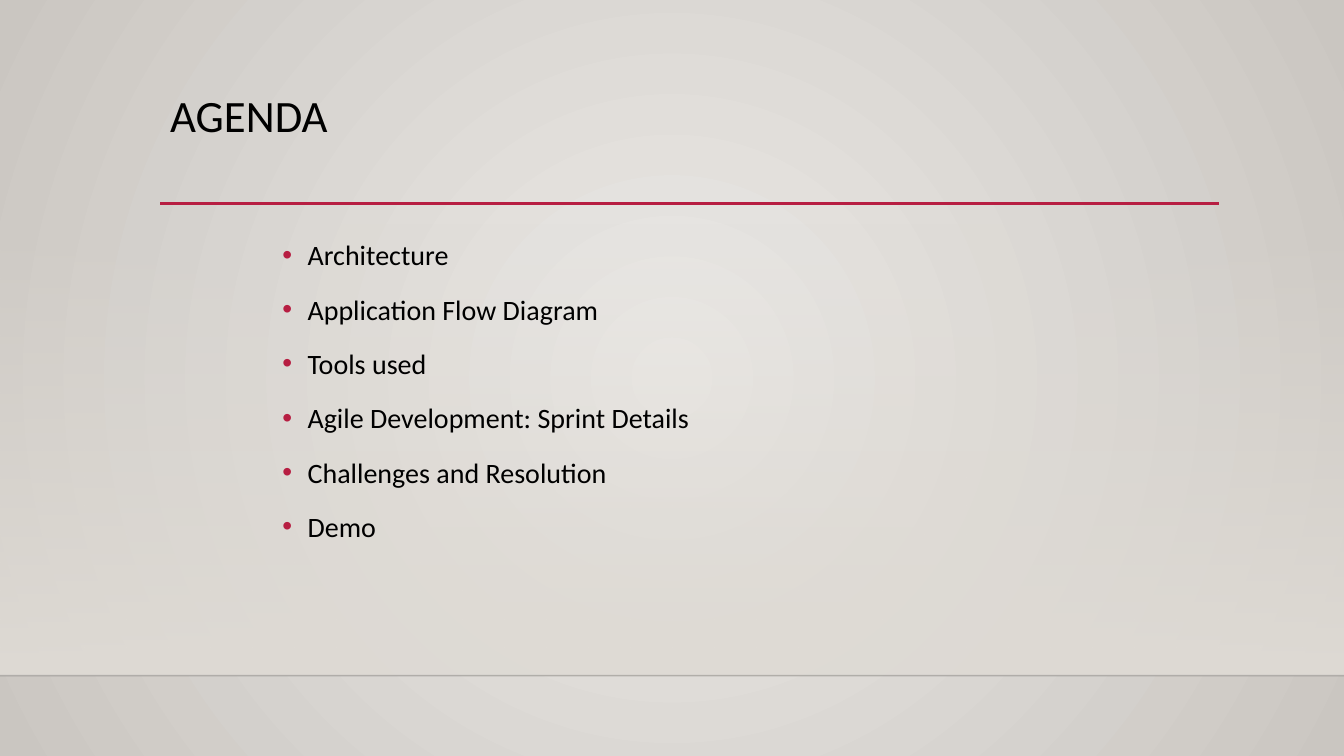
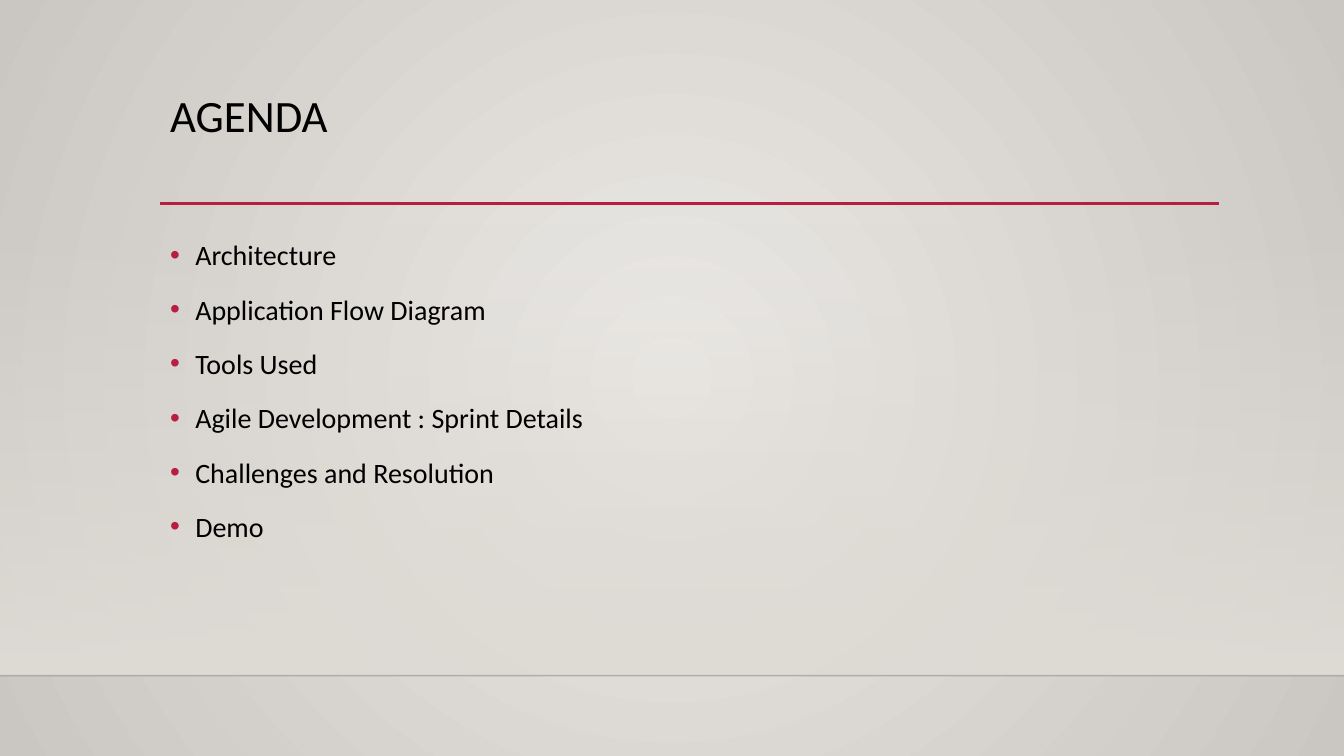
Before and after one commit to im-pratham/Stock-Trading-Platform, a slide deck: slide 2 of Presentation-Template.pptx. Drawn at 1344x756 pixels with LibreOffice and Linux fonts; fonts in the diff are those of the drawing; background and template pictures are left out. Boxes give left, top, right and bottom in pixels: in the first picture for what was removed or moved away, otherwise in the second. Text is boxed around its words. In the diff, an @@ line names an element or a change of style, - is before the commit and + after.

```diff
--- a/Presentation-Template.pptx
+++ b/Presentation-Template.pptx
@@ text "Architecture": place and size @@
-text "Architecture" at [308, 245, 689, 537]
+text "Architecture" at [195, 245, 583, 537]
@@ text at [195, 354, 583, 433]: text changed @@
-• Tools used
-• Agile Development: Sprint Details
+• Tools Used
+• Agile Development : Sprint Details
```
Also in this commit, not shown: 12 other slides changed, 1 slide added, 1 slide removed.
